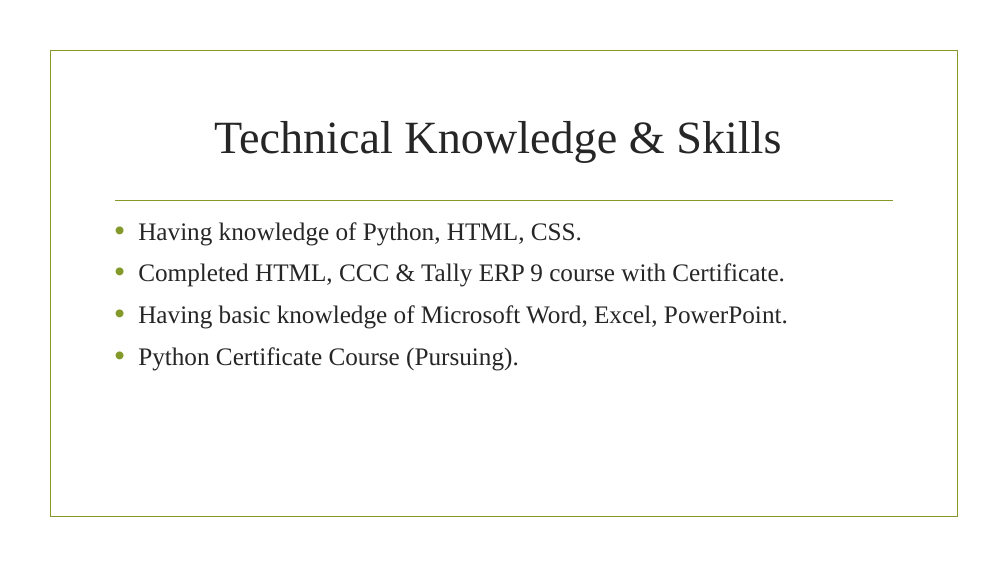
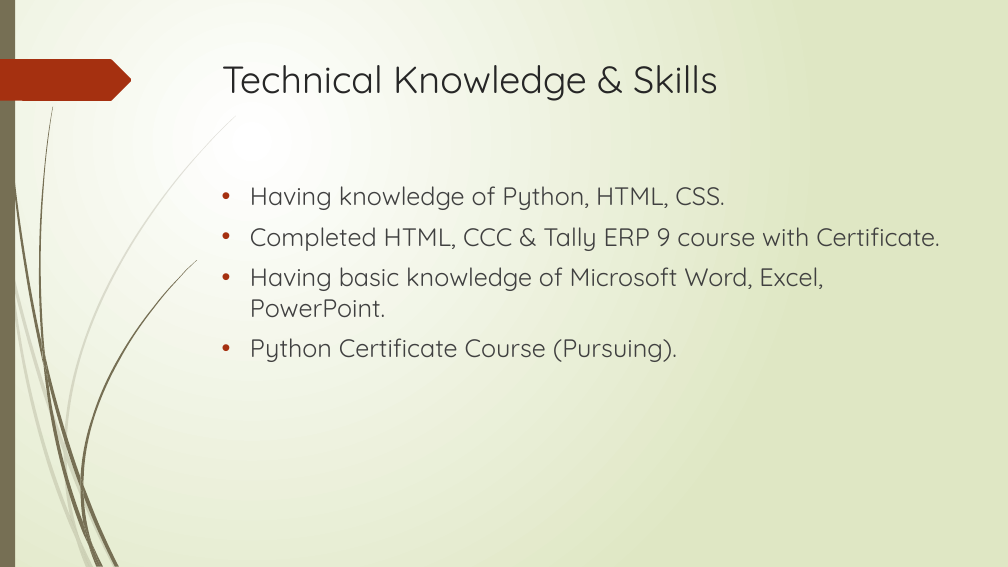
Before and after one commit to BhavinDhanwani/Assignments, a slide deck: slide 6 of Soft Skill Assignment/INTRODUCTION.pptx (slide 5 before the commit). Drawn at 1008x567 pixels with LibreOffice and Linux fonts; fonts in the diff are those of the drawing; background and template pictures are left out. Boxes give left, top, right and bottom in pixels: in the first picture for what was removed or moved away, otherwise in the second. Text is boxed around its words. In the diff, an @@ line names an element or a change of style, - is before the commit and + after.

```diff
--- a/Soft Skill Assignment/INTRODUCTION.pptx
+++ b/Soft Skill Assignment/INTRODUCTION.pptx
@@ background picture (left out) to gradient #FFFFFF to #DFE8C4 @@
@@ rectangle added at [0,0,15,567], fill #766F54 @@
@@ freeform shape added at [0,59,132,101], fill #A53010 @@
@@ rectangle removed at [50,51,957,517] @@
@@ title "Technical Knowledge & Skills": place and size @@
-title "Technical Knowledge & Skills" at [214,121,781,162]
+title "Technical Knowledge & Skills" at [222,65,718,101]
@@ title "Technical Knowledge & Skills" at [222,65,718,101]: size 44 to 36 pt, font Times New Roman to Quicksand; alignment centre to left; vertical alignment middle to top @@
@@ text "Having knowledge of Python, HTML, ...": place and size @@
-text "Having knowledge of Python, HTML, ..." at [138,222,788,371]
+text "Having knowledge of Python, HTML, ..." at [250,186,940,362]
@@ text "Having knowledge of Python, HTML, ..." at [250,186,940,362]: font Times New Roman to Quicksand, text colour #262626 to #404040; indent changed; bullet colour #83992A to #A53010 @@
@@ line removed from (116, 200) to (893, 200) @@
@@ group added at [0,116,236,567]: 10 freeform shapes @@
@@ group added at [2,0,197,567]: 12 freeform shapes @@
```
Also in this commit, not shown: 6 other slides changed, 1 slide added, 1 other file.
